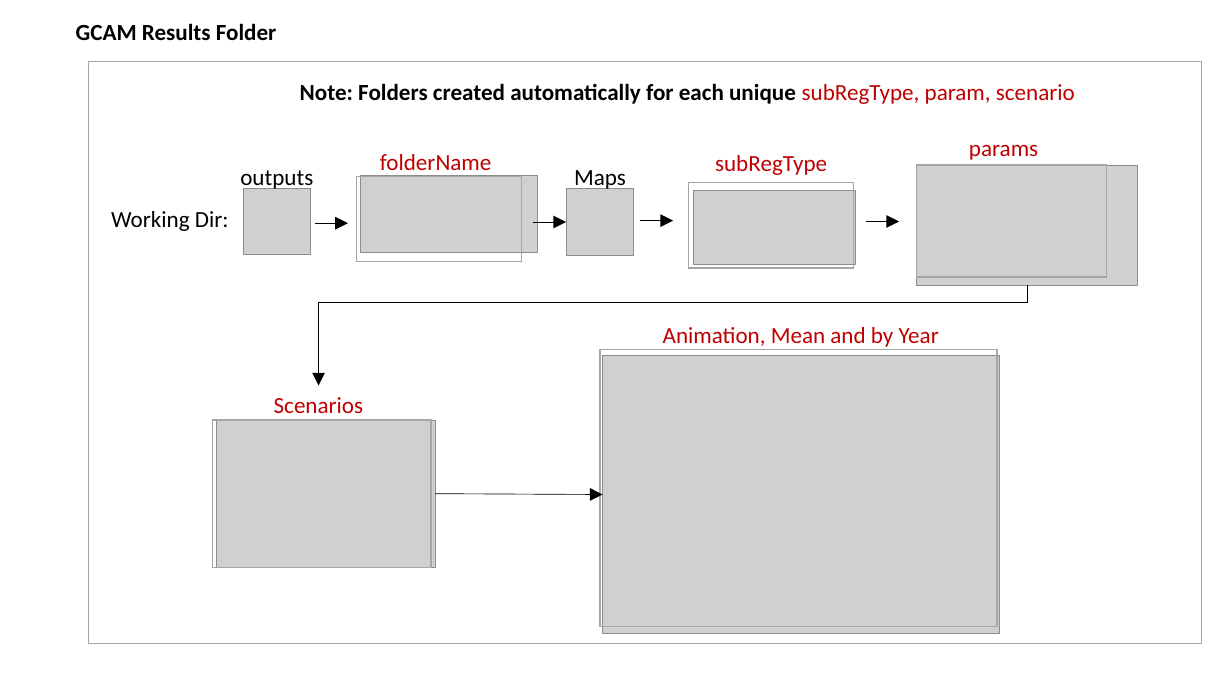
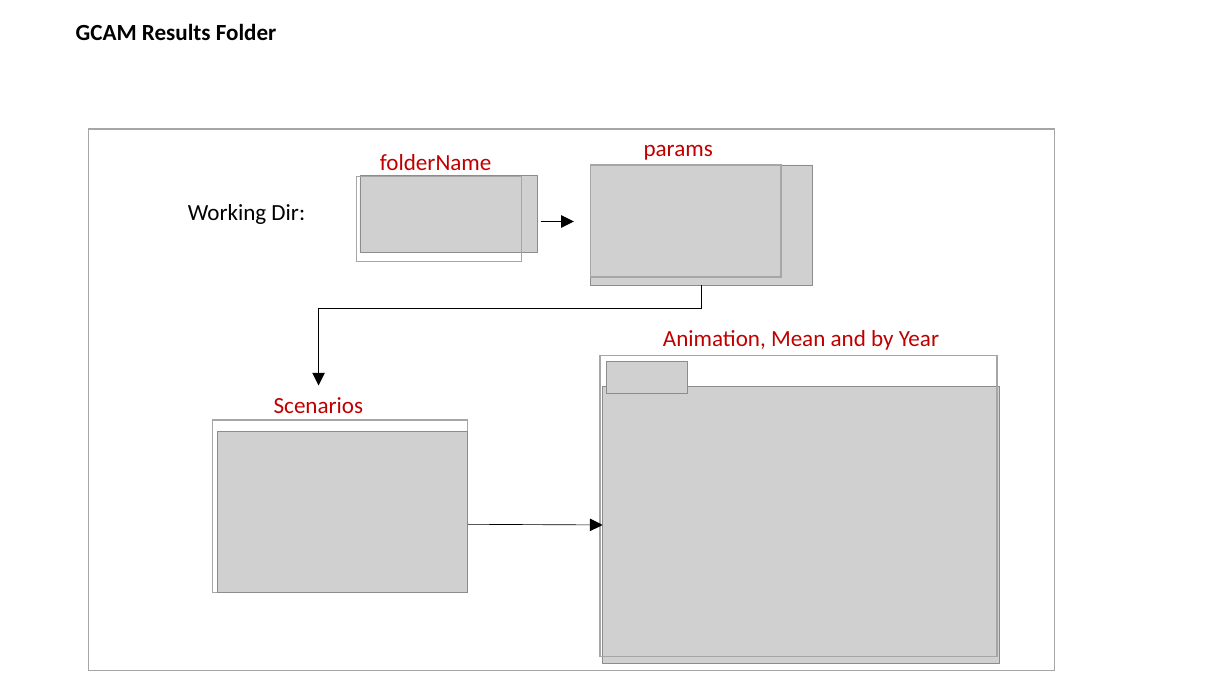
Before and after one commit to JGCRI/rmap, a slide deck: slide 41 of vignettes/vignetteFigs/00vignetteFigs.pptx (slide 39 before the commit). Drawn at 1232x693 pixels with LibreOffice and Linux fonts; fonts in the diff are those of the drawing; grey boxes stand for pictures. Boxes give left, top, right and bottom in pixels: in the first picture for what was removed or moved away, otherwise in the second. Text is boxed around its words. In the diff, an @@ line names an element or a change of style, - is before the commit and + after.

Commit message:
Adding multi-scenario and legendFixedBreaks

```diff
--- a/vignettes/vignetteFigs/00vignetteFigs.pptx
+++ b/vignettes/vignetteFigs/00vignetteFigs.pptx
@@ text removed at (300,83,1075,104) @@
-Note: Folders created automatically for each unique subRegType, param, scenario
@@ rectangle: place and size @@
-rectangle at (88,62,1202,644)
+rectangle at (88,128,1055,670)
@@ text removed at (240,170,313,191) @@
-outputs
@@ text removed at (574,170,626,192) @@
-Maps
@@ text removed at (715,155,827,175) @@
-subRegType
@@ text "Working Dir:": place and size @@
-text "Working Dir:" at (111,211,229,231)
+text "Working Dir:" at (188,204,305,224)
@@ picture removed at (243,188,310,254) @@
@@ picture removed at (567,189,633,255) @@
@@ rectangle removed at (689,183,854,268) @@
@@ picture removed at (693,190,855,265) @@
@@ arrow removed from (315, 224) to (348, 224) @@
@@ arrow removed from (533, 222) to (567, 222) @@
@@ 1 picture, 1 text, 1 rectangle, 1 arrow: place and size @@
-1 picture, 1 text, 1 rectangle, 1 arrow at (866,144,1139,286)
+1 picture, 1 text, 1 rectangle, 1 arrow at (541,144,812,286)
@@ arrow removed from (640, 221) to (673, 221) @@
@@ elbow arrow moved from (1027, 286) - (319, 385) to (701, 286) - (319, 385) @@
@@ rectangle: place and size @@
-rectangle at (600,349,997,627)
+rectangle at (600,356,997,657)
@@ picture: place and size @@
-picture at (603,356,1000,633)
+picture at (603,386,1000,664)
@@ picture added at (607,361,688,394) @@
@@ rectangle: place and size @@
-rectangle at (213,421,431,567)
+rectangle at (213,421,468,593)
@@ picture: place and size @@
-picture at (217,421,435,567)
+picture at (218,432,468,592)
@@ arrow moved from (435, 494) - (603, 494) to (435, 524) - (603, 525) @@
```
Also in this commit, not shown: 3 other slides changed, 2 slides added, 16 other files.
